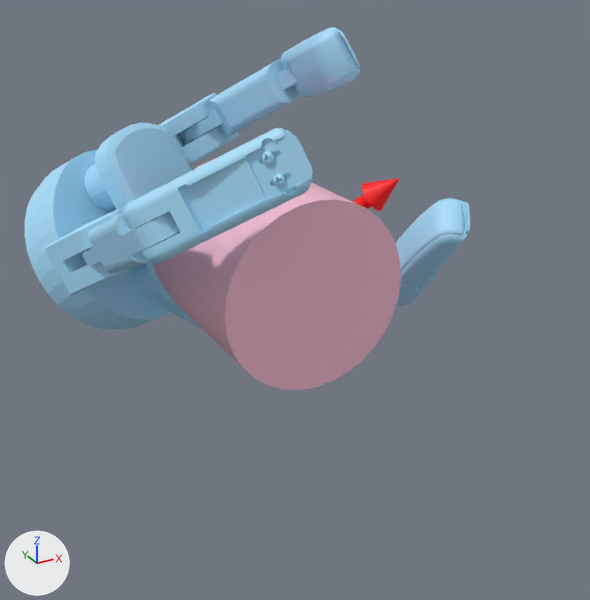
The glTF model static/assets/cond/Barrett/contactdb+cylinder_medium/5.glb, before and after one commit.
The view is the same before and after, from a camera (50 mm lens) standing at (-0.15, -0.295, 0.129) and looking at (0.01, -0.003, -0.017). Arrows for +X, +Y and +Z are at lower left; the lights stay in place. Where no turn or scale is listed for an object, it has been applied to the vertices. Vertices at the same position are counted once.

The scene before the commit, as lines of its bpy script (objects in view):
```python
me_cylinder_medium_stl = bpy.data.meshes.new('cylinder_medium.stl')
me_cylinder_medium_stl.from_pydata(...)  # a 32-sided cylinder along y spanning x -0.04..0.04, y -0.04..0.04, z -0.04..0.04
me_cylinder_medium_stl.materials.append(mat_defaultmaterial)
me_geometry_1 = bpy.data.meshes.new('geometry_1')
me_geometry_1.from_pydata(...)  # 8694 vertices, 17330 faces; spans x -0.086..0.085, y -0.072..0.13, z -0.071..0.097
me_geometry_1.materials.append(mat_defaultmaterial_001)
me_geometry_2 = bpy.data.meshes.new('geometry_2')
me_geometry_2.from_pydata(...)  # 75 vertices, 144 faces; spans x -0.0026..0.0364, y -0.0406..0.0024, z -0.0023..0.0439
me_geometry_2.materials.append(mat_defaultmaterial_002)
ob_cylinder_medium_stl = bpy.data.objects.new('cylinder_medium.stl', me_cylinder_medium_stl)
ob_cylinder_medium_stl.location = (0.0, 0.0, 0.0)
ob_geometry_1 = bpy.data.objects.new('geometry_1', me_geometry_1)
ob_geometry_1.location = (0.0, 0.0, 0.0)
ob_geometry_2 = bpy.data.objects.new('geometry_2', me_geometry_2)
ob_geometry_2.location = (0.0, 0.0, 0.0)
```
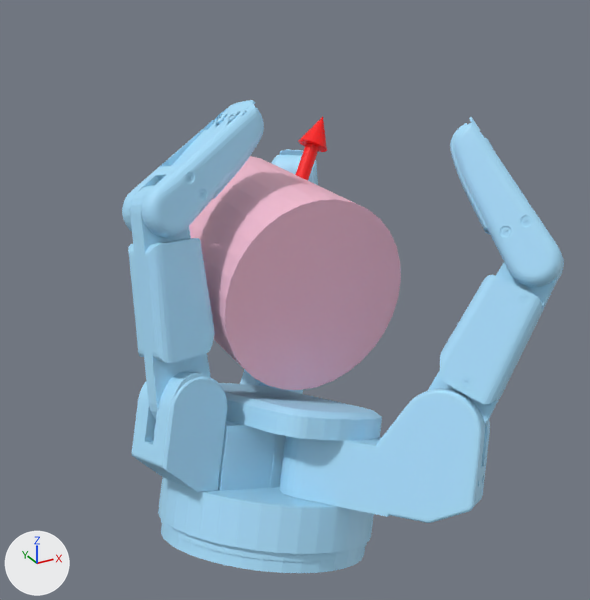
Pixel boxes (x1, y1, x2, y2) of what changed, in the pictures (590 x 600 px; the box of a moved part takes in the faces that stretch with it):
'geometry_1', reshaped (56% taller)
    before: (25, 27, 470, 329)
    after: (122, 100, 564, 573)
'geometry_2', reshaped
    before: (353, 178, 400, 211)
    after: (295, 117, 327, 180)
part 1 of me_geometry_1, moved or reshaped
    before: (25, 123, 192, 329)
    after: (158, 383, 382, 573)
part 2 of me_geometry_1, moved or reshaped
    before: (134, 263, 200, 328)
    after: (280, 389, 490, 523)
part 3 of me_geometry_1, moved or reshaped (not visible before)
    after: (428, 254, 563, 427)
part 4 of me_geometry_1, moved or reshaped
    before: (396, 198, 470, 306)
    after: (450, 117, 564, 287)
part 5 of me_geometry_1, moved or reshaped
    before: (84, 93, 239, 212)
    after: (240, 369, 303, 394)
part 6 of me_geometry_1, moved or reshaped
    before: (178, 58, 300, 144)
    after: (259, 382, 269, 387)
part 7 of me_geometry_1, moved or reshaped
    before: (281, 27, 360, 97)
    after: (272, 149, 318, 185)
part 8 of me_geometry_1, added (blue)
    after: (132, 377, 227, 492)
part 9 of me_geometry_1, deleted (blue)
    before: (44, 209, 129, 296)
part 10 of me_geometry_1, moved or reshaped
    before: (81, 128, 313, 276)
    after: (122, 100, 264, 419)

The change, as a list of edits to the scene's bpy script:
```text
Change me_geometry_1:
    used by ob_geometry_1; location = (0.0, 0.0, 0.0)
    remove me_geometry_1.from_pydata(...)  # 8694 vertices, 17330 faces; spans x -0.086..0.085, y -0.072..0.13, z -0.071..0.097
    add me_geometry_1.from_pydata(...)  # 8695 vertices, 17330 faces; spans x -0.079..0.075, y -0.118..0.074, z -0.119..0.073
    me_geometry_1 part 1: the loose piece of 347 vertices spanning x -0.086..0.01, y 0.032..0.13, z -0.054..0.051 is multiplied about its middle by the matrix ((0.975, 0.219, -0.033), (-0.015, 0.215, 0.976), (0.221, -0.952, 0.213)), then moved by (0.014, -0.12, -0.074)
    me_geometry_1 part 2: the loose piece of 925 vertices spanning x -0.04..0.043, y 0.034..0.085, z -0.071..-0.003 is multiplied about its middle by the matrix ((0.937, 0.315, 0.149), (-0.189, 0.098, 0.977), (0.293, -0.944, 0.151)), then moved by (0.005, -0.141, -0.014)
    me_geometry_1 part 3: the loose piece of 449 vertices spanning x 0.012..0.084, y -0.005..0.067, z -0.056..-0.012 is multiplied about its middle by the matrix ((0.942, 0.271, 0.197), (-0.243, 0.149, 0.959), (0.231, -0.951, 0.206)), then moved by (-0.005, -0.125, 0.023)
    me_geometry_1 part 4: the loose piece of 1647 vertices spanning x 0.061..0.085, y -0.039..0.019, z -0.035..0.025 is multiplied about its middle by the matrix ((0.934, 0.331, 0.132), (-0.167, 0.08, 0.983), (0.315, -0.94, 0.13)), then moved by (-0.014, -0.066, 0.043)
    me_geometry_1 part 5: the loose piece of 925 vertices spanning x -0.055..0.03, y 0.065..0.13, z 0.007..0.058 is multiplied about its middle by the matrix ((0.919, -0.058, -0.391), (0.381, 0.391, 0.838), (0.104, -0.919, 0.381)), then moved by (0.007, -0.088, -0.112)
    me_geometry_1 part 6: the loose piece of 449 vertices spanning x -0.002..0.054, y 0.037..0.112, z 0.027..0.084 is multiplied about its middle by the matrix ((0.905, -0.287, -0.314), (0.368, 0.157, 0.916), (-0.213, -0.945, 0.248)), then moved by (0.003, -0.034, -0.107)
    me_geometry_1 part 7: the loose piece of 1647 vertices spanning x 0.021..0.056, y -0.011..0.058, z 0.061..0.097 is multiplied about its middle by the matrix ((0.919, -0.202, -0.339), (0.382, 0.243, 0.892), (-0.098, -0.949, 0.301)), then moved by (0.006, 0.033, -0.08)
    me_geometry_1 part 8: a new loose piece of 210 vertices spanning x -0.079..-0.043, y -0.058..-0.023, z -0.068..-0.018, in mat_defaultmaterial_001
    me_geometry_1 part 9: the loose piece of 209 vertices spanning x -0.085..-0.046, y 0.017..0.067, z -0.016..0.025 is deleted
    me_geometry_1 part 10: 2 vertices moved within x -0.062..-0.059, y -0.03..-0.024, z 0.046; 2089 vertices removed from x -0.074..-0.017, y -0.072..0.043, z -0.004..0.074; 2089 vertices added at x -0.071..-0.008, y -0.051..0.008, z -0.042..0.073
Change me_geometry_2:
    where me_geometry_2.from_pydata(...)  # 75 vertices, 144 faces; spans x -0.0026..0.0364, y -0.0406..0.0024, z -0.0023..0.0439
    used by ob_geometry_2; location = (0.0, 0.0, 0.0)
    me_geometry_2 part 11: the whole mesh is multiplied about the mesh origin by the matrix ((0.931, -0.279, -0.235), (0.363, 0.646, 0.671), (-0.035, -0.711, 0.703))
```
